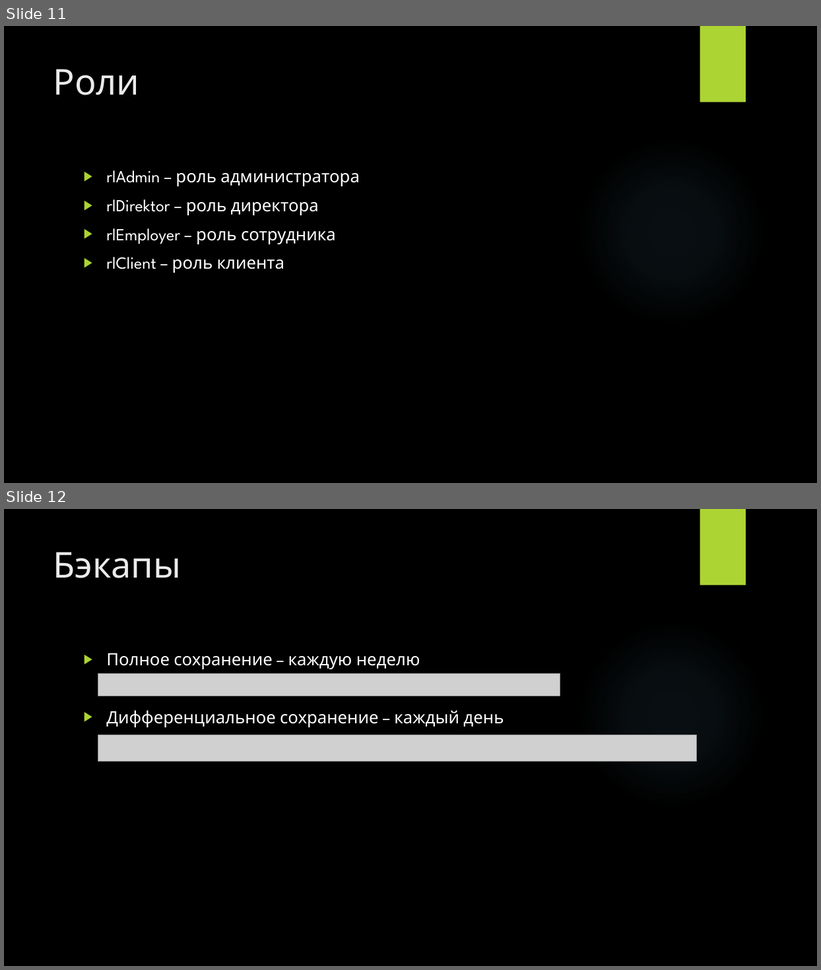
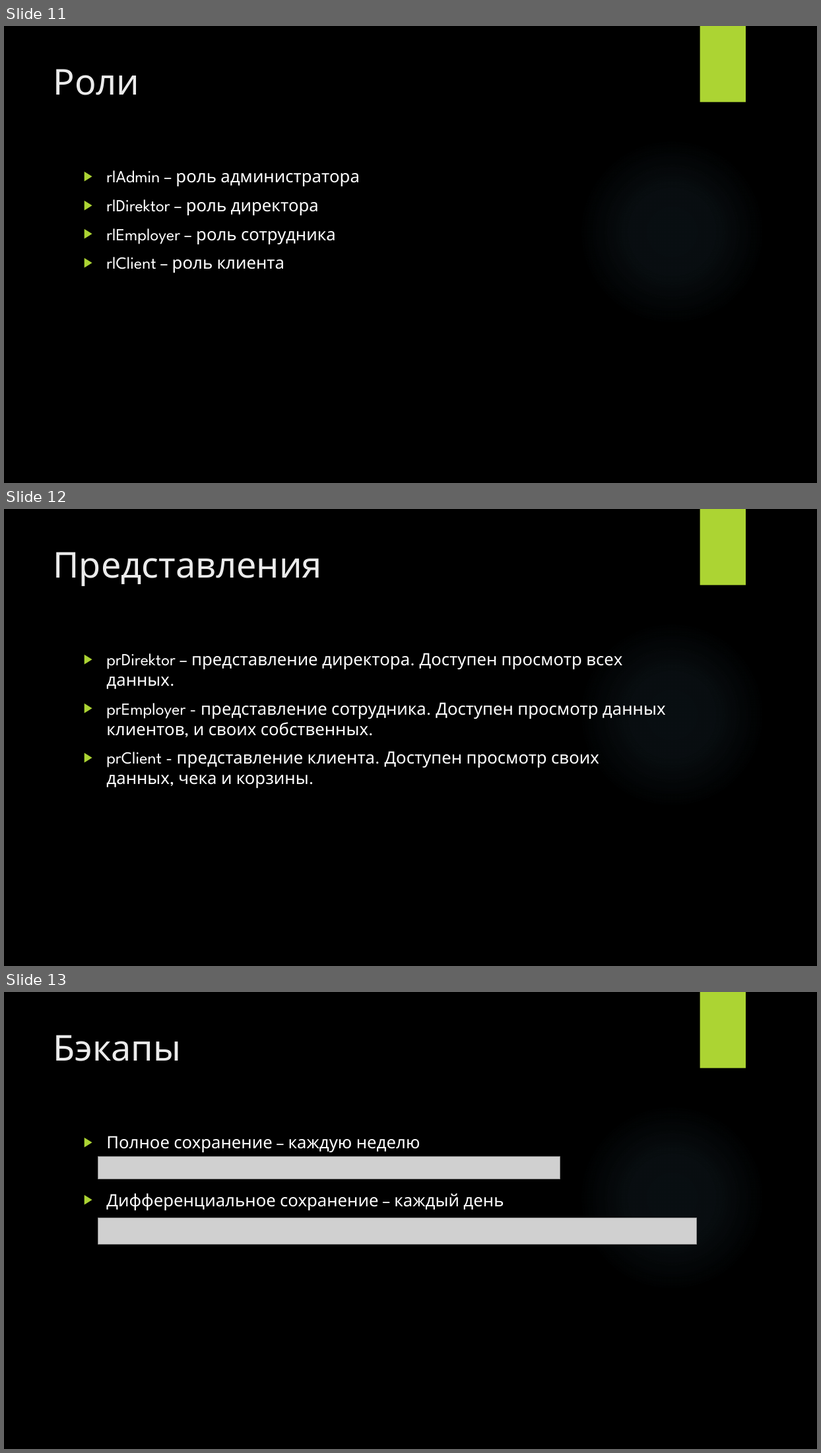
Before and after one commit to DJDims/Cafe-bar-project, a slide deck: CafeBar.pptx. Shown one above the other, each under a label of ours: slides 11 and 12 before the commit, slides 11, 12 and 13 after it. The pictures are 821x970 and 821x1453 pixels, drawn with LibreOffice and Linux fonts; fonts in the diff are those of the drawing; grey boxes stand for pictures; background and template pictures are left out. Boxes give left, top, right and bottom in pixels: in the first picture for what was removed or moved away, otherwise in the second. Text is boxed around its words. In the diff, an @@ line names an element or a change of style, - is before the commit and + after.

```diff
--- a/CafeBar.pptx
+++ b/CafeBar.pptx
@@ slide 12 added at (4,509,817,966), background picture (left out); not listed: 2 template elements that a slide beside it also shows @@
@@ title added at (54,552,323,586), 42 pt, text #EBEBEB @@
+Представления
@@ text added at (106,653,666,788), 20 pt, text #FFFFFF @@
+▶ prDirektor – представление директора. Доступен просмотр всех данных.
+▶ prEmployer - представление сотрудника. Доступен просмотр данных клиентов, и своих собственных.
+▶ prClient - представление клиента. Доступен просмотр своих данных, чека и корзины.
@@ what was slide 12 is now slide 13 @@
```
Also in this commit, not shown: 1 slide changed, 1 other file.
